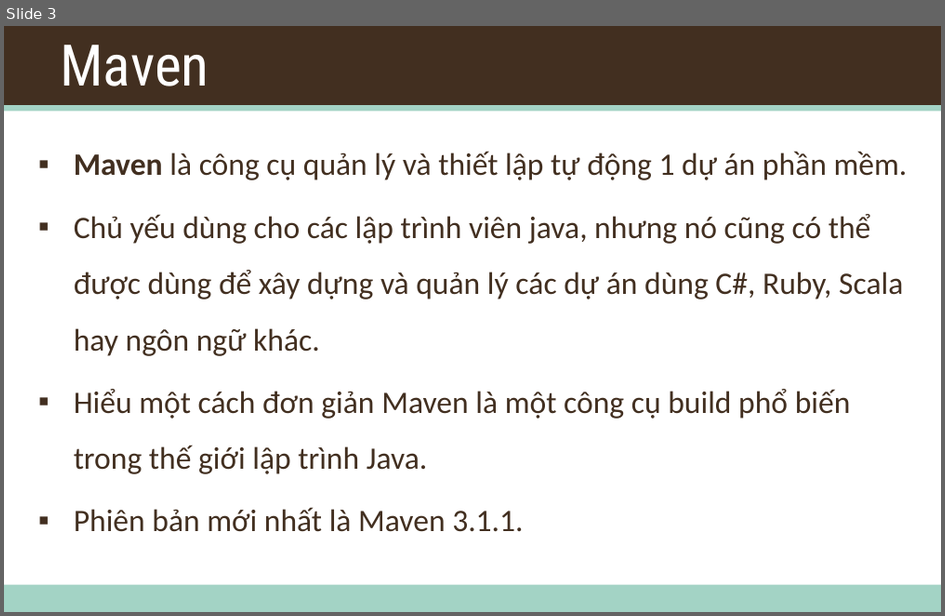
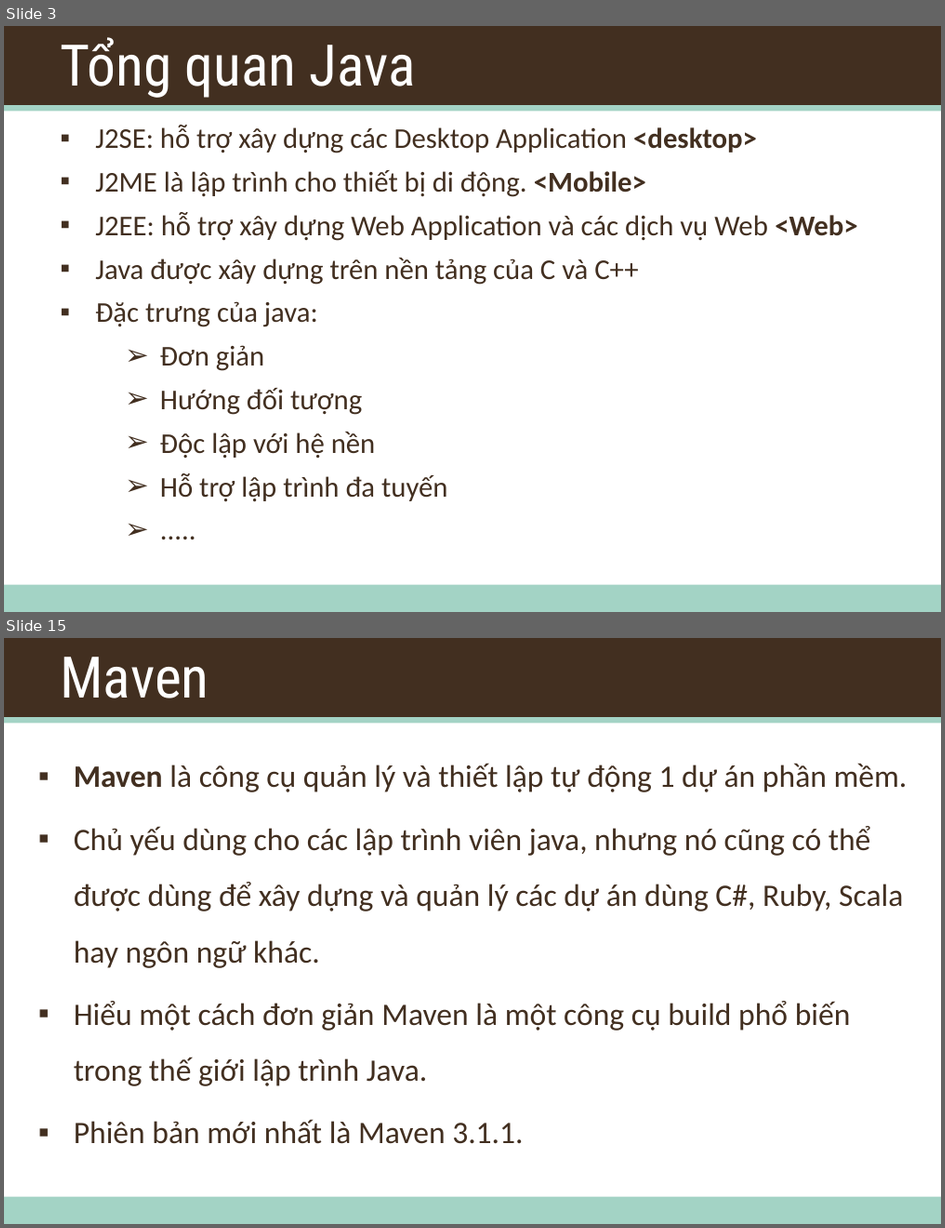
Before and after one commit to daotk/cap-deadline, a slide deck: Training/Training.pptx. Shown one above the other, each under a label of ours: slide 3 before the commit, slides 3 and 15 after it; the slides between them are not shown. The pictures are 945x616 and 945x1228 pixels, drawn with LibreOffice and Linux fonts; fonts in the diff are those of the drawing; background and template pictures are left out. Boxes give left, top, right and bottom in pixels: in the first picture for what was removed or moved away, otherwise in the second. Text is boxed around its words. In the diff, an @@ line names an element or a change of style, - is before the commit and + after.

```diff
--- a/Training/Training.pptx
+++ b/Training/Training.pptx
@@ slide 3 added at <box>4,26,941,612</box>, background #FFFFFF; not listed: 3 template elements that a slide beside it also shows @@
@@ title added at <box>60,37,416,98</box>, 44 pt, text #FFFFFF @@
+Tổng quan Java
@@ text added at <box>95,125,858,502</box>, 22 pt, text #422F20 @@
+▪ J2SE: hỗ trợ xây dựng các Desktop Application <desktop>
+▪ J2ME là lập trình cho thiết bị di động. <Mobile>
+▪ J2EE: hỗ trợ xây dựng Web Application và các dịch vụ Web <Web>
+▪ Java được xây dựng trên nền tảng của C và C++
+▪ Đặc trưng của java:
+➢ Đơn giản
+➢ Hướng đối tượng
+➢ Độc lập với hệ nền
+➢ Hỗ trợ lập trình đa tuyến
+➢ .....
@@ what was slide 3 is now slide 15 @@
```
Also in this commit, not shown: 1 slide changed, 12 other slides added, 1 slide removed.
